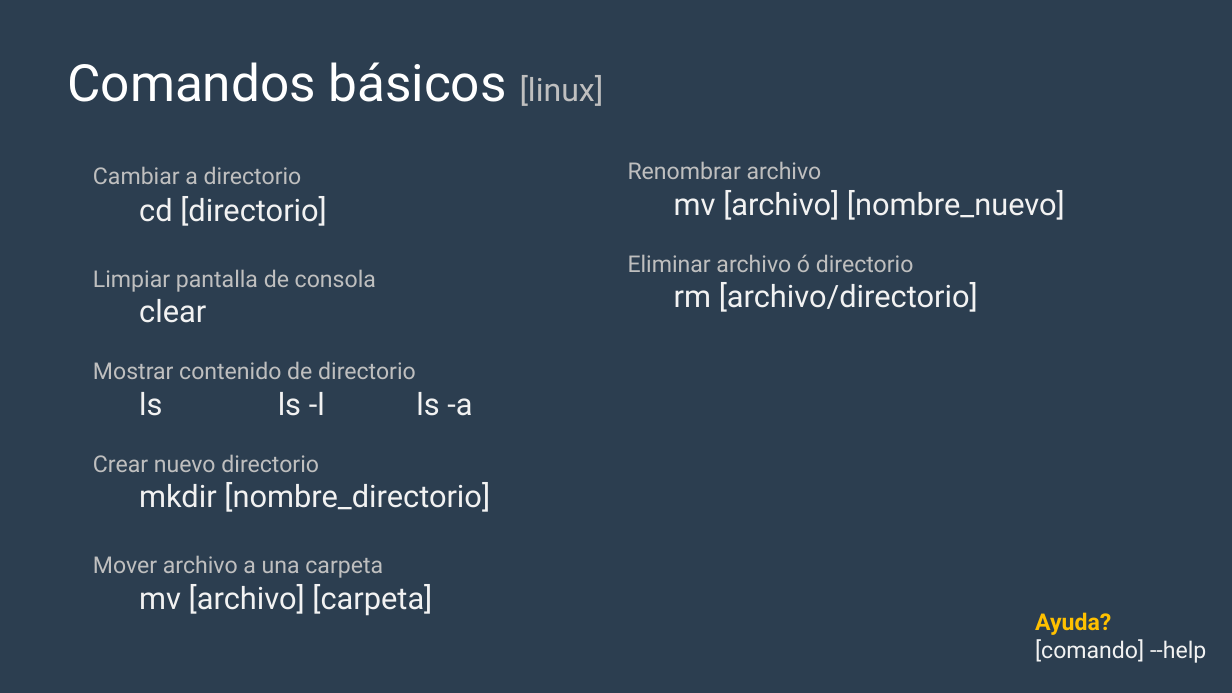
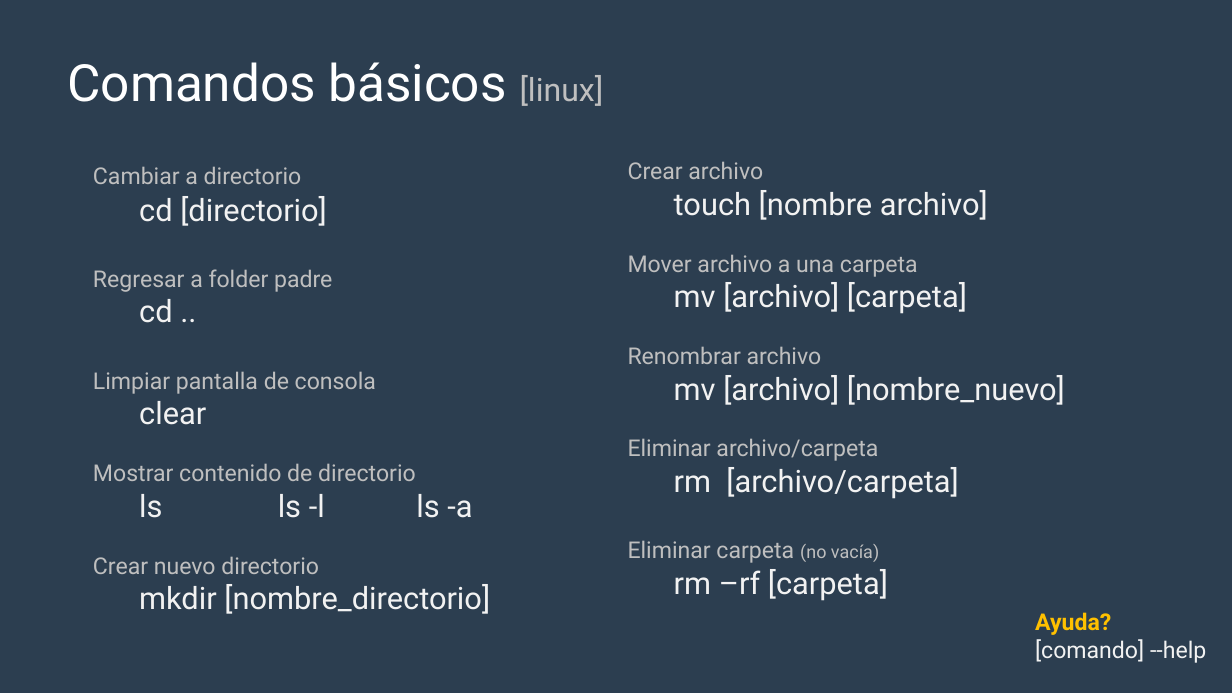
Before and after one commit to cimadev/PlaticasTalleres, a slide deck: slide 10 of 2017/dec_7_Git_GitHub_WorkShop/DGO.pptx (slide 24 before the commit). Drawn at 1232x693 pixels with LibreOffice and Linux fonts; fonts in the diff are those of the drawing. Boxes give left, top, right and bottom in pixels: in the first picture for what was removed or moved away, otherwise in the second. Text is boxed around its words. In the diff, an @@ line names an element or a change of style, - is before the commit and + after.

```diff
--- a/2017/dec_7_Git_GitHub_WorkShop/DGO.pptx
+++ b/2017/dec_7_Git_GitHub_WorkShop/DGO.pptx
@@ text at [628, 161, 988, 314]: paragraphs added @@
+Crear archivo
+touch [nombre archivo]
+Mover archivo a una carpeta
+mv [archivo] [carpeta]
@@ text at [93, 269, 332, 323]: paragraphs added @@
+Regresar a folder padre
+cd ..
@@ text at [628, 438, 958, 601]: text changed @@
-Eliminar archivo ó directorio
-rm [archivo/directorio]
+Eliminar archivo/carpeta
+rm [archivo/carpeta]
+Eliminar carpeta (no vacía)
+rm –rf [carpeta]
@@ text at [93, 555, 432, 616]: paragraphs removed @@
-Mover archivo a una carpeta
-mv [archivo] [carpeta]
```
Also in this commit, not shown: 7 other slides changed, 5 slides added, 1 slide removed.
